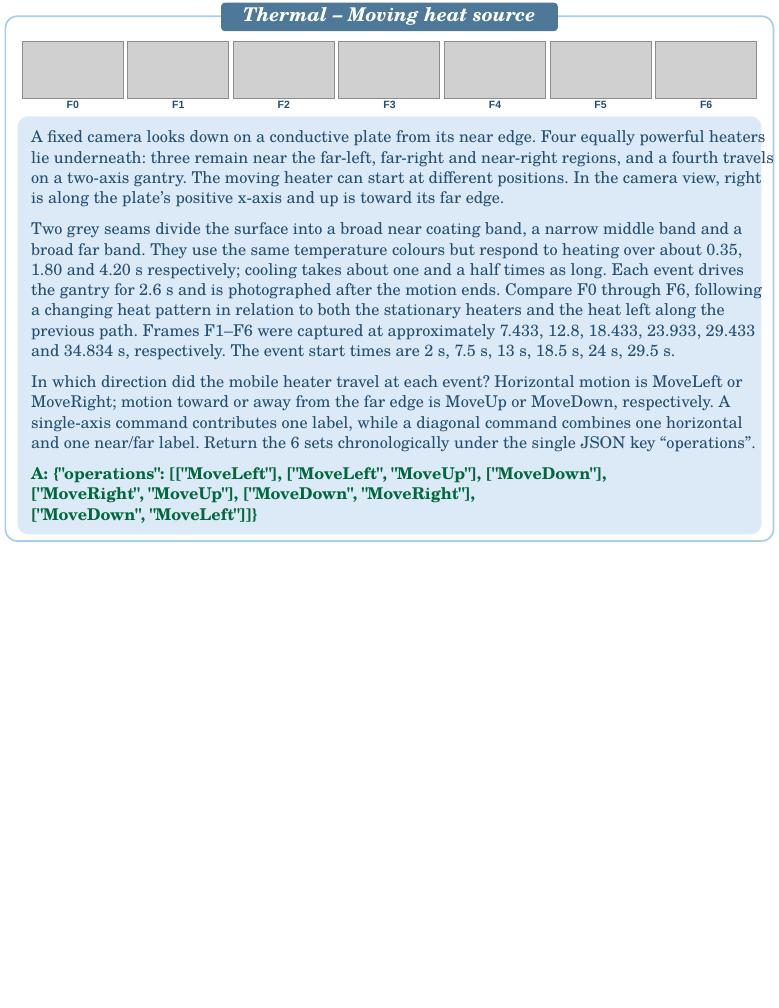
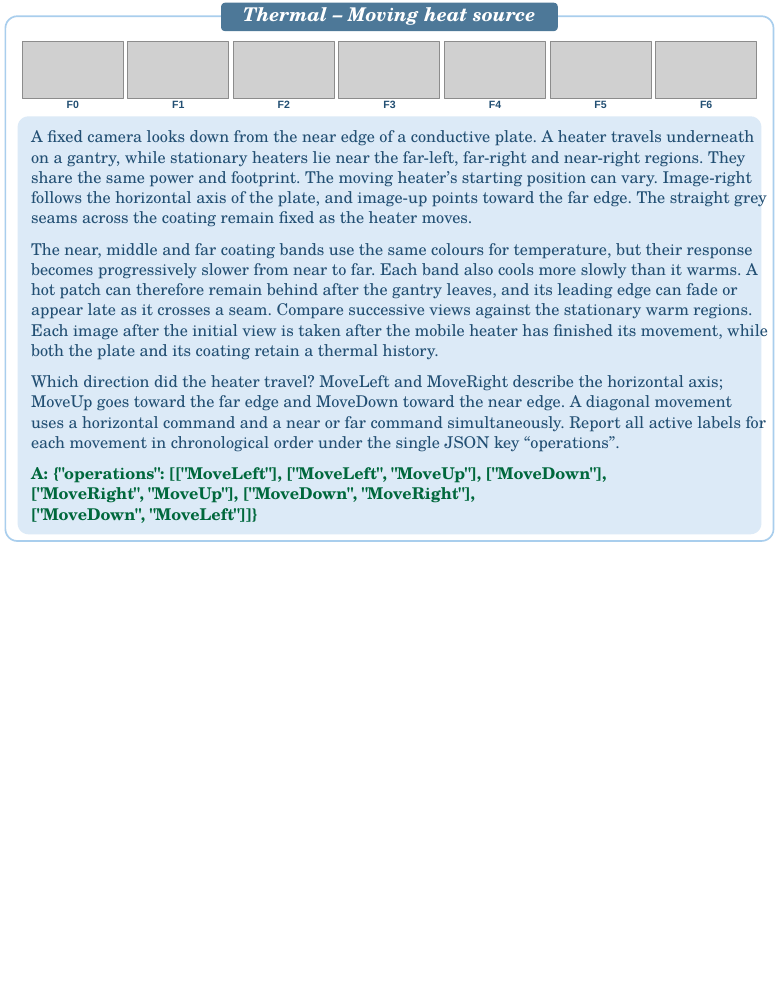
Before and after one commit to PIER-Lab/CaveBench, a slide deck: slide 5 of docs/assets/cases/CaveBench_Case_Studies.pptx. Drawn at 779x1008 pixels with LibreOffice and Linux fonts; fonts in the diff are those of the drawing; grey boxes stand for pictures. Boxes give left, top, right and bottom in pixels: in the first picture for what was removed or moved away, otherwise in the second. Text is boxed around its words. In the diff, an @@ line names an element or a change of style, - is before the commit and + after.

```diff
--- a/docs/assets/cases/CaveBench_Case_Studies.pptx
+++ b/docs/assets/cases/CaveBench_Case_Studies.pptx
@@ text at [31,130,767,227]: text changed @@
-A fixed camera looks down on a conductive plate from its near edge. Four equally powerful heaters
-lie underneath: three remain near the far-left, far-right and near-right regions, and a fourth travels
-on a two-axis gantry. The moving heater can start at different positions. In the camera view, right
-is along the plate’s positive x-axis and up is toward its far edge.
+A fixed camera looks down from the near edge of a conductive plate. A heater travels underneath
+on a gantry, while stationary heaters lie near the far-left, far-right and near-right regions. They
+share the same power and footprint. The moving heater’s starting position can vary. Image-right
+follows the horizontal axis of the plate, and image-up points toward the far edge. The straight grey
+seams across the coating remain fixed as the heater moves.
@@ text at [31,243,768,360]: text changed @@
-Two grey seams divide the surface into a broad near coating band, a narrow middle band and a
-broad far band. They use the same temperature colours but respond to heating over about 0.35,
-1.80 and 4.20 s respectively; cooling takes about one and a half times as long. Each event drives
-the gantry for 2.6 s and is photographed after the motion ends. Compare F0 through F6, following
-a changing heat pattern in relation to both the stationary heaters and the heat left along the
-previous path. Frames F1–F6 were captured at approximately 7.433, 12.8, 18.433, 23.933, 29.433
-and 34.834 s, respectively. The event start times are 2 s, 7.5 s, 13 s, 18.5 s, 24 s, 29.5 s.
+The near, middle and far coating bands use the same colours for temperature, but their response
+becomes progressively slower from near to far. Each band also cools more slowly than it warms. A
+hot patch can therefore remain behind after the gantry leaves, and its leading edge can fade or
+appear late as it crosses a seam. Compare successive views against the stationary warm regions.
+Each image after the initial view is taken after the mobile heater has finished its movement, while
+both the plate and its coating retain a thermal history.
@@ text at [31,375,741,452]: text changed @@
-In which direction did the mobile heater travel at each event? Horizontal motion is MoveLeft or
-MoveRight; motion toward or away from the far edge is MoveUp or MoveDown, respectively. A
-single-axis command contributes one label, while a diagonal command combines one horizontal
-and one near/far label. Return the 6 sets chronologically under the single JSON key “operations”.
+Which direction did the heater travel? MoveLeft and MoveRight describe the horizontal axis;
+MoveUp goes toward the far edge and MoveDown toward the near edge. A diagonal movement
+uses a horizontal command and a near or far command simultaneously. Report all active labels for
+each movement in chronological order under the single JSON key “operations”.
```
Also in this commit, not shown: 19 other slides changed.
